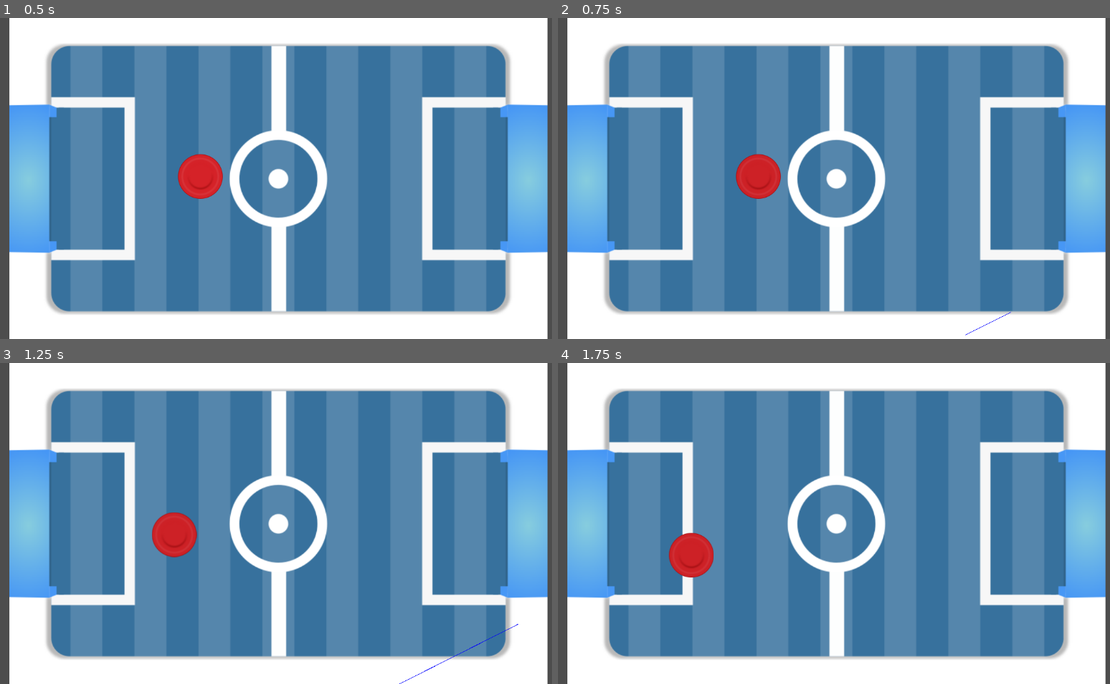
Above: before the commit, frames 1-4 (two rows, left to right).
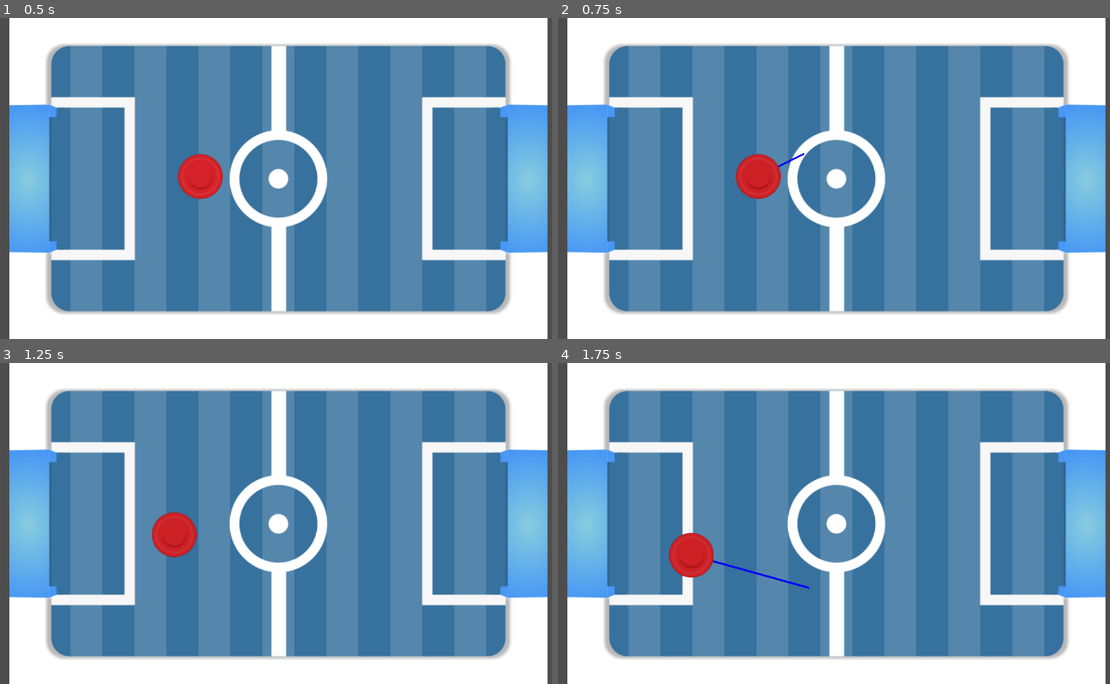
Above: after the commit, the same moments.

Repository: Gann4Life/mvjtp-interfaces
Game: Godot game, scene res://Scenes/gameplay.tscn
The game is run twice, just before and just after one commit, with the same random seed, the same clock (stepped at 60 frames per second) and the same inputs. This scene is started directly instead of the project's main scene.
Inputs (mouse positions are in pixels of both pictures, inside the frame that each line leads up to):
- Up to frame 1 (0.5 s): no input
- Up to frame 2 (0.75 s): tap Enter at 0.5 s; drag from (756, 175) to (894, 107) at 0.52 s
- Up to frame 3 (1.25 s): no input
- Up to frame 4 (1.75 s): drag from (723, 539) to (811, 587) at 1.27 s

Frame 1 is identical in both runs. In frame 2, less than 0.1% of the frame differs, in the area x 39-83%, y 42-99%; in frame 3, less than 0.1%; in frame 4, 0.1%, in the area x 28-46%, y 61-71%.

Commit message:
fix(puck): wrong draw_line arguments

Diff:
--- a/Scripts/puck.gd
+++ b/Scripts/puck.gd
@@ -30,8 +30,7 @@
 	throw(calculate_impulse_direction(), calculate_impulse_force())
 
 func _process(delta: float) -> void:
-	if drag_success:
-		queue_redraw()
+	queue_redraw()
 
 func _on_mouse_entered() -> void:
 	mouse_over = true
@@ -53,4 +52,4 @@
 
 func _draw() -> void:
 	if drag_success:
-		draw_line(position, cursor_position(), Color.BLUE, 1)
+		draw_line(Vector2.ZERO, to_local(cursor_position()), Color.BLUE, 4)
